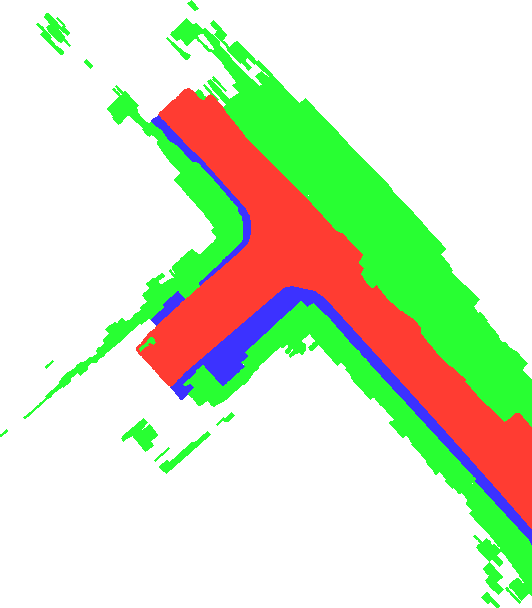
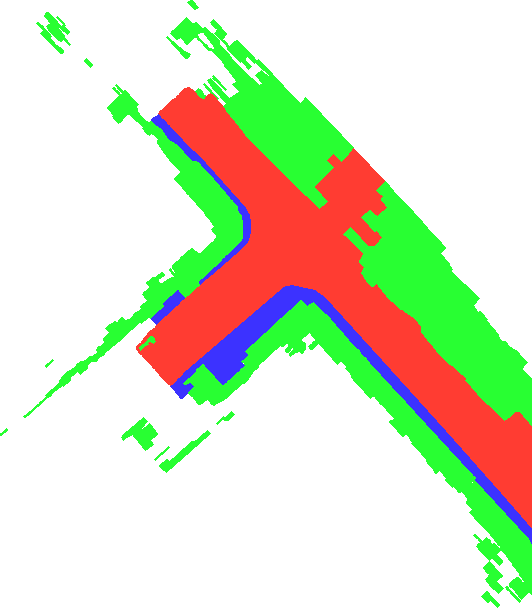
Layered file, before and after one edit (532x608). Changes by layer:
painted on "01_mapImage0.1_GT.png" over box(0, 0, 532, 608)
